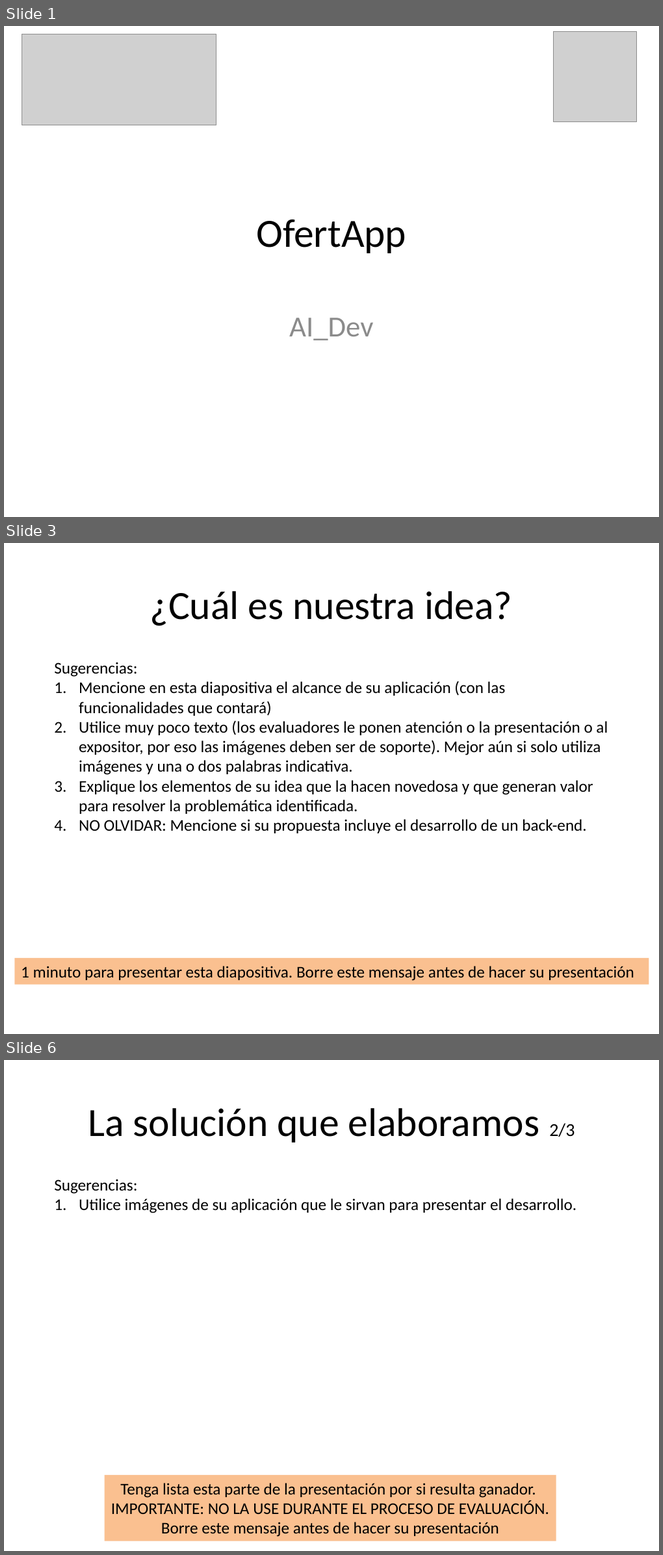
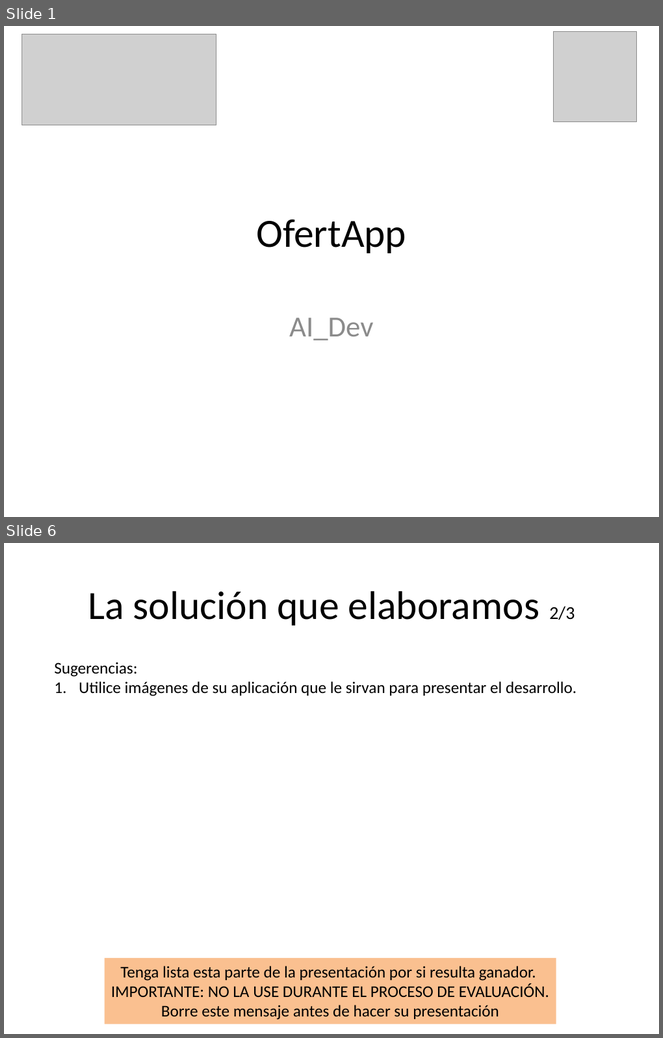
Before and after one commit to cristian4063/OfertaTrabajo, a slide deck: smartcities/themeforest-6705726-stroller-mobile-tablet-responsive-template/PresentacionOferta/OfertaEmpleo.pptx. Shown one above the other, each under a label of ours: slides 1, 3 and 6 before the commit, slides 1 and 6 after it; the slides between them are not shown. The pictures are 663x1555 and 663x1038 pixels, drawn with LibreOffice and Linux fonts; fonts in the diff are those of the drawing; grey boxes stand for pictures. Boxes give left, top, right and bottom in pixels: in the first picture for what was removed or moved away, otherwise in the second. Text is boxed around its words. In the diff, an @@ line names an element or a change of style, - is before the commit and + after.

```diff
--- a/smartcities/themeforest-6705726-stroller-mobile-tablet-responsive-template/PresentacionOferta/OfertaEmpleo.pptx
+++ b/smartcities/themeforest-6705726-stroller-mobile-tablet-responsive-template/PresentacionOferta/OfertaEmpleo.pptx
@@ slide 3 removed at <box>4,543,659,1034</box>, background #FFFFFF @@
@@ title removed at <box>150,591,512,626</box> @@
-¿Cuál es nuestra idea?
@@ text removed at <box>54,662,608,834</box> @@
-Sugerencias:
-1. Mencione en esta diapositiva el alcance de su aplicación (con las funcionalidades que contará)
-2. Utilice muy poco texto (los evaluadores le ponen atención o la presentación o al expositor, por eso las imágenes deben ser de soporte). Mejor aún si solo utiliza imágenes y una o dos palabras indicativa.
-3. Explique los elementos de su idea que la hacen novedosa y que generan valor para resolver la problemática identificada.
-4. NO OLVIDAR: Mencione si su propuesta incluye el desarrollo de un back-end.
@@ rectangle removed at <box>14,958,649,984</box> @@
-1 minuto para presentar esta diapositiva. Borre este mensaje antes de hacer su presentación
```
Also in this commit, not shown: 3 slides changed, 2 slides added, 1 other slide removed.
